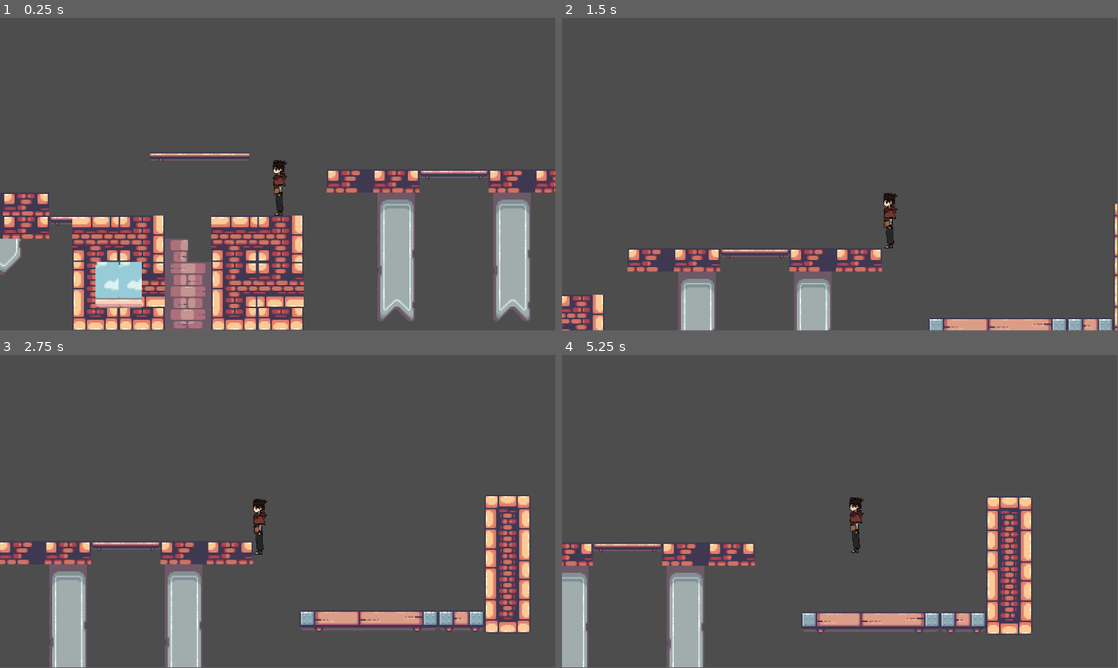
Above: before the commit, frames 1-4 (two rows, left to right).
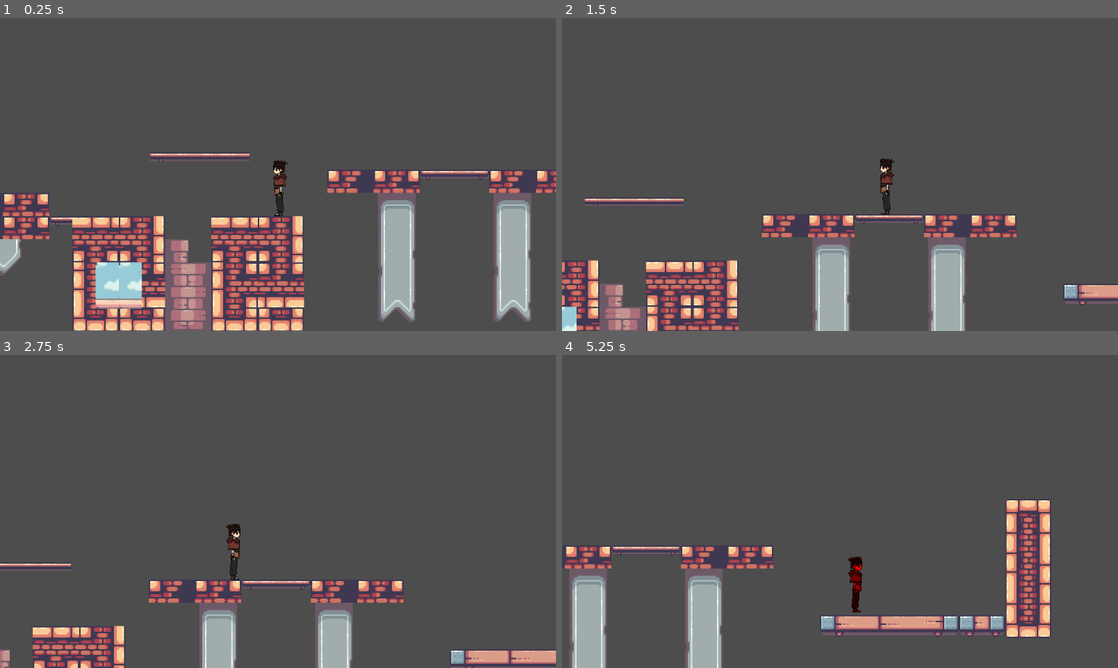
Above: after the commit, the same moments.

Repository: level-up-games/game-repo
Game: Godot game, scene res://scenes/game.tscn
Two runs of this game, one before a commit and one after it. Both use one fixed random seed, a clock stepped at 60 frames per second and the inputs below.
Inputs (mouse positions are in pixels of both pictures, inside the frame that each line leads up to):
- Up to frame 1 (0.25 s): no input
- Up to frame 2 (1.5 s): tap Enter (ui_accept) at 0.5, 0.8, 1.35 s; move the mouse to (962, 158) at 0.52 s; hold D (custom_right, bound only before the commit) from 0.53 s (still down); tap Shift (dash, bound only before the commit) at 0.6 s; tap Space (Jump, bound only after the commit) at 0.77, 1.07 s; move the mouse to (728, 190) at 1.27 s
- Up to frame 3 (2.75 s): tap Space (Jump, bound only after the commit) at 1.52, 1.82, 2.3 s; tap Alt (Counter, bound only after the commit) at 1.55, 2.1 s; move the mouse to (333, 442) at 2.02 s; release D (custom_right, bound only before the commit) at 2.03 s; hold A (custom_left, bound only before the commit) from 2.03 s (still down)
- Up to frame 4 (5.25 s): move the mouse to (812, 574) at 2.77 s; release A (custom_left, bound only before the commit) at 2.78 s; hold D (custom_right, bound only before the commit) 2.78-4.28 s; tap Space (Jump, bound only after the commit) at 2.85, 3.02, 3.32, 3.77, 4.07, 4.52, 4.82 s; tap Shift (dash, bound only before the commit) at 3.05, 3.6 s; move the mouse to (1006, 558) at 3.52 s; tap Enter (ui_accept) at 3.8, 4.35 s; move the mouse to (673, 464) at 4.27 s; hold A (custom_left, bound only before the commit) 4.28-5.03 s; tap Alt (Counter, bound only after the commit) at 4.55, 5.1 s; move the mouse to (867, 511) at 5.02 s; hold D (custom_right, bound only before the commit) from 5.03 s (still down)
In our replay, the window is 799x449 before the commit and 800x450 after it. These sizes can differ from the game's own. Grey fills any space a smaller window leaves; there, only what the larger window draws over its background counts as a difference.

The runs differ from the first frame. In frame 1, 5.5% of the frame differs, in the area x 0-100%, y 43-100%; in frame 2, 14%; in frame 3, 16%, in the area x 0-100%, y 45-100%; in frame 4, 12%.

Commit message:
Sprite direction and counter
Added feature where the sprite now faces the direction of the mouse cursor, or on controller, the direction of movement, whilst being able to manually switch the facing direction with the right stick.

Added a very basic placeholder for the counter, which will be better explored once damage dealing features are added.

Added new mappings into the project, as well as tweaked some other QoL settings.

Diff:
--- a/project.godot
+++ b/project.godot
@@ -14,6 +14,11 @@
 run/main_scene="res://scenes/game.tscn"
 config/features=PackedStringArray("4.2", "Forward Plus")
 
+[display]
+
+window/stretch/mode="viewport"
+window/stretch/aspect="expand"
+
 [editor]
 
 version_control/plugin_name="GitPlugin"
@@ -21,24 +26,76 @@
 
 [input]
 
-custom_left={
+Move_Left={
 "deadzone": 0.5,
 "events": [Object(InputEventKey,"resource_local_to_scene":false,"resource_name":"","device":0,"window_id":0,"alt_pressed":false,"shift_pressed":false,"ctrl_pressed":false,"meta_pressed":false,"pressed":false,"keycode":0,"physical_keycode":65,"key_label":0,"unicode":0,"echo":false,"script":null)
 , Object(InputEventKey,"resource_local_to_scene":false,"resource_name":"","device":-1,"window_id":0,"alt_pressed":false …(185 unchanged characters)…
 , Object(InputEventJoypadMotion,"resource_local_to_scene":false,"resource_name":"","device":-1,"axis":0,"axis_value":-1.0,"script":null)
 ]
 }
-custom_right={
+Move_Right={
 "deadzone": 0.5,
 "events": [Object(InputEventKey,"resource_local_to_scene":false,"resource_name":"","device":-1,"window_id":0,"alt_pressed":false,"shift_pressed":false,"ctrl_pressed":false,"meta_pressed":false,"pressed":false,"keycode":0,"physical_keycode":68,"key_label":0,"unicode":100,"echo":false,"script":null)
 , Object(InputEventKey,"resource_local_to_scene":false,"resource_name":"","device":-1,"window_id":0,"alt_pressed":false,"shift_pressed":false,"ctrl_pressed":false,"meta_pressed":false,"pressed":false,"keycode":0,"physical_keycode":4194321,"key_label":0,"unicode":0,"echo":false,"script":null)
 , Object(InputEventJoypadMotion,"resource_local_to_scene":false,"resource_name":"","device":-1,"axis":0,"axis_value":1.0,"script":null)
 ]
 }
-dash={
+Dash={
 "deadzone": 0.5,
 "events": [Object(InputEventKey,"resource_local_to_scene":false,"resource_name":"","device":-1,"window_id":0,"alt_press …(182 unchanged characters)…
 , Object(InputEventJoypadButton,"resource_local_to_scene":false,"resource_name":"","device":-1,"button_index":1,"pressure":0.0,"pressed":false,"script":null)
+]
+}
+Jump={
+"deadzone": 0.5,
+"events": [Object(InputEventKey,"resource_local_to_scene":false,"resource_name":"","device":-1,"window_id":0,"alt_pressed":false,"shift_pressed":false,"ctrl_pressed":false,"meta_pressed":false,"pressed":false,"keycode":0,"physical_keycode":32,"key_label":0,"unicode":32,"echo":false,"script":null)
+, Object(InputEventKey,"resource_local_to_scene":false,"resource_name":"","device":-1,"window_id":0,"alt_pressed":false,"shift_pressed":false,"ctrl_pressed":false,"meta_pressed":false,"pressed":false,"keycode":32,"physical_keycode":0,"key_label":0,"unicode":32,"echo":false,"script":null)
+, Object(InputEventJoypadButton,"resource_local_to_scene":false,"resource_name":"","device":-1,"button_index":0,"pressure":0.0,"pressed":false,"script":null)
+]
+}
+Counter={
+"deadzone": 0.5,
+"events": [Object(InputEventKey,"resource_local_to_scene":false,"resource_name":"","device":-1,"window_id":0,"alt_pressed":false,"shift_pressed":false,"ctrl_pressed":false,"meta_pressed":false,"pressed":false,"keycode":0,"physical_keycode":4194328,"key_label":0,"unicode":0,"echo":false,"script":null)
+, Object(InputEventKey,"resource_local_to_scene":false,"resource_name":"","device":-1,"window_id":0,"alt_pressed":false,"shift_pressed":false,"ctrl_pressed":false,"meta_pressed":false,"pressed":false,"keycode":4194328,"physical_keycode":0,"key_label":0,"unicode":0,"echo":false,"script":null)
+, Object(InputEventJoypadButton,"resource_local_to_scene":false,"resource_name":"","device":-1,"button_index":2,"pressure":0.0,"pressed":false,"script":null)
+]
+}
+Crouch={
+"deadzone": 0.5,
+"events": [Object(InputEventKey,"resource_local_to_scene":false,"resource_name":"","device":-1,"window_id":0,"alt_pressed":false,"shift_pressed":false,"ctrl_pressed":false,"meta_pressed":false,"pressed":false,"keycode":0,"physical_keycode":4194326,"key_label":0,"unicode":0,"echo":false,"script":null)
+, Object(InputEventKey,"resource_local_to_scene":false,"resource_name":"","device":-1,"window_id":0,"alt_pressed":false,"shift_pressed":false,"ctrl_pressed":false,"meta_pressed":false,"pressed":false,"keycode":4194326,"physical_keycode":0,"key_label":0,"unicode":0,"echo":false,"script":null)
+, Object(InputEventJoypadButton,"resource_local_to_scene":false,"resource_name":"","device":-1,"button_index":7,"pressure":0.0,"pressed":false,"script":null)
+]
+}
+Interact={
+"deadzone": 0.5,
+"events": [Object(InputEventKey,"resource_local_to_scene":false,"resource_name":"","device":-1,"window_id":0,"alt_pressed":false,"shift_pressed":false,"ctrl_pressed":false,"meta_pressed":false,"pressed":false,"keycode":0,"physical_keycode":69,"key_label":0,"unicode":101,"echo":false,"script":null)
+, Object(InputEventKey,"resource_local_to_scene":false,"resource_name":"","device":-1,"window_id":0,"alt_pressed":false,"shift_pressed":false,"ctrl_pressed":false,"meta_pressed":false,"pressed":false,"keycode":69,"physical_keycode":0,"key_label":0,"unicode":101,"echo":false,"script":null)
+, Object(InputEventJoypadButton,"resource_local_to_scene":false,"resource_name":"","device":-1,"button_index":3,"pressure":0.0,"pressed":false,"script":null)
+]
+}
+Open_Inventory={
+"deadzone": 0.5,
+"events": [Object(InputEventKey,"resource_local_to_scene":false,"resource_name":"","device":-1,"window_id":0,"alt_pressed":false,"shift_pressed":false,"ctrl_pressed":false,"meta_pressed":false,"pressed":false,"keycode":0,"physical_keycode":4194306,"key_label":0,"unicode":0,"echo":false,"script":null)
+, Object(InputEventKey,"resource_local_to_scene":false,"resource_name":"","device":-1,"window_id":0,"alt_pressed":false,"shift_pressed":false,"ctrl_pressed":false,"meta_pressed":false,"pressed":false,"keycode":4194306,"physical_keycode":0,"key_label":0,"unicode":0,"echo":false,"script":null)
+, Object(InputEventJoypadButton,"resource_local_to_scene":false,"resource_name":"","device":-1,"button_index":8,"pressure":0.0,"pressed":false,"script":null)
+]
+}
+Open_Menu={
+"deadzone": 0.5,
+"events": [Object(InputEventKey,"resource_local_to_scene":false,"resource_name":"","device":-1,"window_id":0,"alt_pressed":false,"shift_pressed":false,"ctrl_pressed":false,"meta_pressed":false,"pressed":false,"keycode":0,"physical_keycode":4194305,"key_label":0,"unicode":0,"echo":false,"script":null)
+, Object(InputEventKey,"resource_local_to_scene":false,"resource_name":"","device":-1,"window_id":0,"alt_pressed":false,"shift_pressed":false,"ctrl_pressed":false,"meta_pressed":false,"pressed":false,"keycode":4194305,"physical_keycode":0,"key_label":0,"unicode":0,"echo":false,"script":null)
+, Object(InputEventJoypadButton,"resource_local_to_scene":false,"resource_name":"","device":-1,"button_index":6,"pressure":0.0,"pressed":true,"script":null)
+]
+}
+Face_Left={
+"deadzone": 0.5,
+"events": [Object(InputEventJoypadMotion,"resource_local_to_scene":false,"resource_name":"","device":-1,"axis":2,"axis_value":-1.0,"script":null)
+]
+}
+Face_Right={
+"deadzone": 0.5,
+"events": [Object(InputEventJoypadMotion,"resource_local_to_scene":false,"resource_name":"","device":-1,"axis":2,"axis_value":1.0,"script":null)
 ]
 }
 
--- a/scenes/player.tscn
+++ b/scenes/player.tscn
@@ -24,12 +24,12 @@
 [node name="Player" type="CharacterBody2D"]
 script = ExtResource("1_e41gs")
 
-[node name="AnimatedSprite2D" type="AnimatedSprite2D" parent="."]
+[node name="Sprite" type="AnimatedSprite2D" parent="."]
 z_index = 5
 position = Vector2(-2.84217e-14, 1.90735e-06)
 scale = Vector2(0.0607143, 0.0607143)
 sprite_frames = SubResource("SpriteFrames_2wi05")
 animation = &"idle"
 
-[node name="CollisionShape2D" type="CollisionShape2D" parent="."]
+[node name="Collision" type="CollisionShape2D" parent="."]
 shape = SubResource("RectangleShape2D_8b1ip")
--- a/scripts/player.gd
+++ b/scripts/player.gd
@@ -18,13 +18,15 @@
 	handle_dash(delta)
 	handle_movement(delta)
 	move_and_slide()
+	handle_facing_direction()
+	handle_counter()
 
 func handle_gravity(delta):
 	if not is_on_floor():
 		velocity.y += gravity * delta
 
-func handle_jump():
-	if Input.is_action_just_pressed("ui_accept") and (is_on_floor() or jump_counter < MAX_JUMPS - 1):
+func handle_jump(): # Responsible for the jump mechanic (including double jumps).
+	if Input.is_action_just_pressed("Jump") and (is_on_floor() or jump_counter < MAX_JUMPS - 1):
 		velocity.y = JUMP_VELOCITY
 
 		if is_on_floor():
@@ -35,25 +37,50 @@
 	if is_on_floor():
 		jump_counter = 0
 
-func handle_dash(delta):
-	if Input.is_action_just_pressed("dash") and not is_dashing:
+func handle_dash(delta): # Responsible for the dash mechanic.
+	if Input.is_action_just_pressed("Dash") and not is_dashing:
 		start_dash()
 
 	if is_dashing:
 		perform_dash(delta)
 
-func start_dash():
+func start_dash(): # Starts dashing when called.
 	is_dashing = true
 	dash_timer = DASH_TIME
 
-func perform_dash(delta):
-	var direction = Input.get_axis("custom_left", "custom_right")
+func perform_dash(delta): # Performs the dash when called.
+	var direction = Input.get_axis("Move_Left", "Move_Right")
 	velocity.x = direction * DASH_SPEED if direction != 0 else DASH_SPEED * sign(velocity.x)
 	dash_timer -= delta
 	if dash_timer <= 0:
 		is_dashing = false
 
-func handle_movement(delta):
+func handle_movement(delta): # Responsible for movement left and right.
 	if not is_dashing:
-		var direction = Input.get_axis("custom_left", "custom_right")
+		var direction = Input.get_axis("Move_Left", "Move_Right")
 		velocity.x = direction * SPEED if direction != 0 else move_toward(velocity.x, 0, SPEED)
+
+func handle_facing_direction(): # Responsible for the direction the player faces.
+	var facing_direction = 0
+	if Input.get_connected_joypads().size() == 0: # This ensures that if a controller is detected, the cursor does not dictate direction.
+		facing_direction = get_local_mouse_position().x
+	var facing_direction_controller = Input.get_axis("Face_Left", "Face_Right")
+	if facing_direction_controller == 0 and Input.get_connected_joypads().size() != 0:
+		facing_direction_controller = Input.get_axis("Move_Left", "Move_Right")
+
+	if facing_direction_controller < 0:
+		$Sprite.flip_h = false
+	elif facing_direction_controller > 0:
+		$Sprite.flip_h = true
+	elif facing_direction < 0:
+		$Sprite.flip_h = false
+	elif facing_direction > 0:
+		$Sprite.flip_h = true
+	else:
+		pass
+
+func handle_counter(): # A very basic placeholder for the counter. A time between counters will later be added, dependent on whether it is succesfull or not.
+	if Input.is_action_just_pressed("Counter"):
+		$Sprite.modulate = Color(1, 0, 0)
+		await get_tree().create_timer(0.3).timeout
+		$Sprite.modulate = Color(1, 1, 1)
Not shown, changed: README.md
